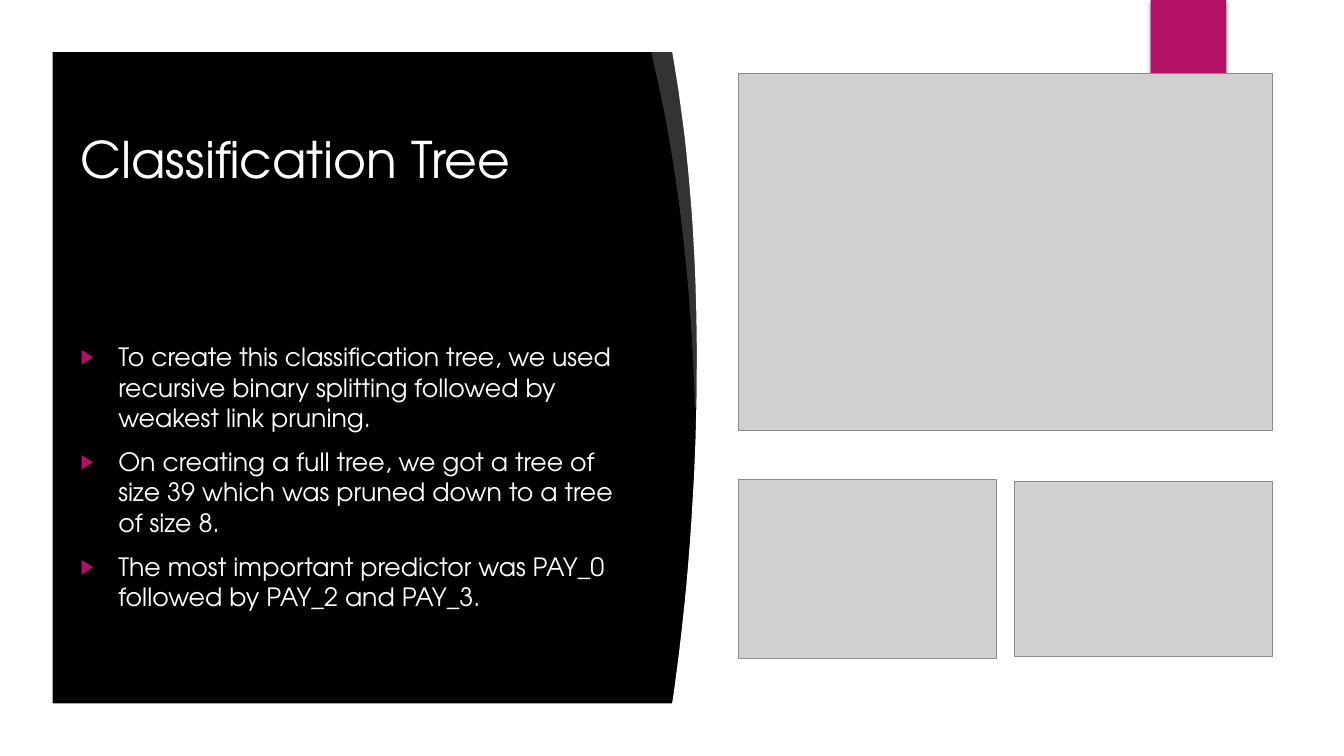
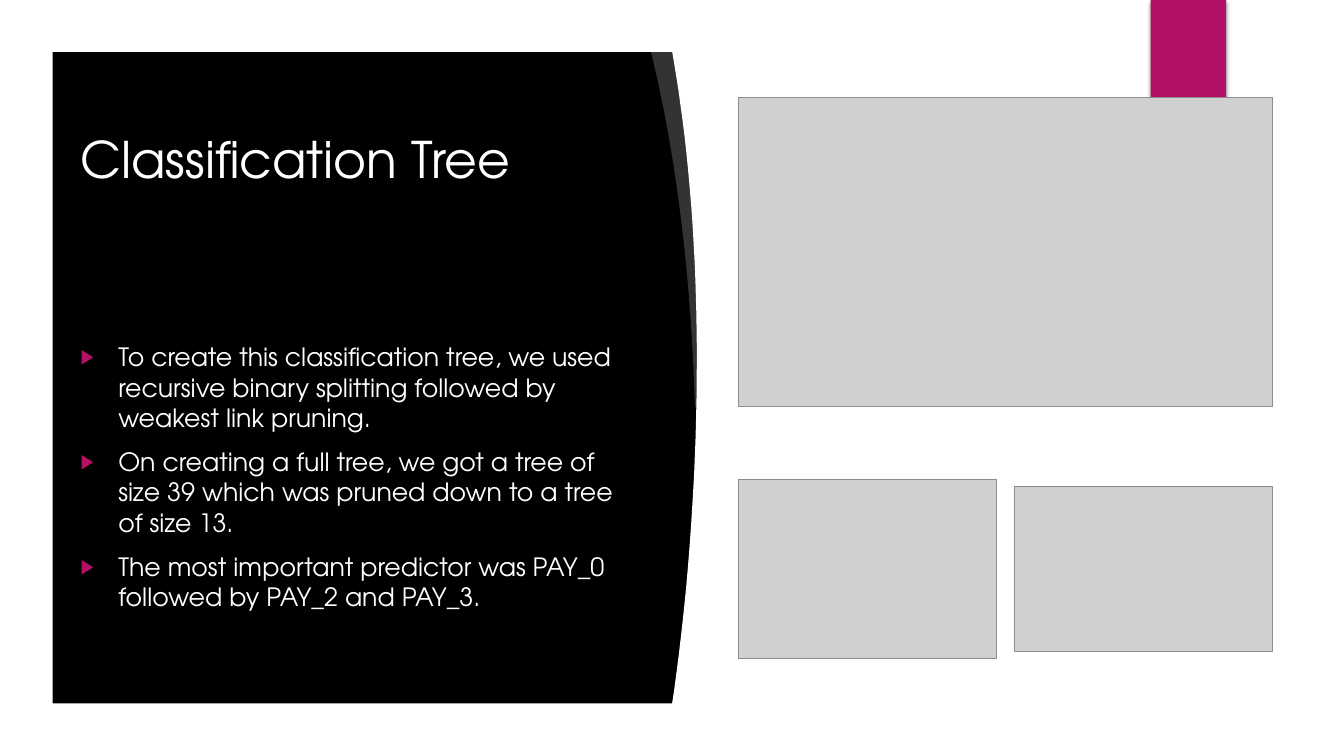
Before and after one commit to pranavv15/ML, a slide deck: slide 7 of Sectional Project 2/CIS490 - SP2.pptx. Drawn at 1344x756 pixels with LibreOffice and Linux fonts; fonts in the diff are those of the drawing; grey boxes stand for pictures; background and template pictures are left out. Boxes give left, top, right and bottom in pixels: in the first picture for what was removed or moved away, otherwise in the second. Text is boxed around its words. In the diff, an @@ line names an element or a change of style, - is before the commit and + after.

```diff
--- a/Sectional Project 2/CIS490 - SP2.pptx
+++ b/Sectional Project 2/CIS490 - SP2.pptx
@@ picture: place and size @@
-picture at [739, 74, 1272, 432]
+picture at [739, 98, 1272, 407]
@@ text at [118, 452, 613, 533]: text changed @@
-▶ On creating a full tree, we got a tree of size 39 which was pruned down to a tree of size 8.
+▶ On creating a full tree, we got a tree of size 39 which was pruned down to a tree of size 13.
@@ picture: place and size @@
-picture at [1015, 482, 1273, 657]
+picture at [1015, 487, 1273, 651]
```
Also in this commit, not shown: 1 other slide changed, 3 other files.
